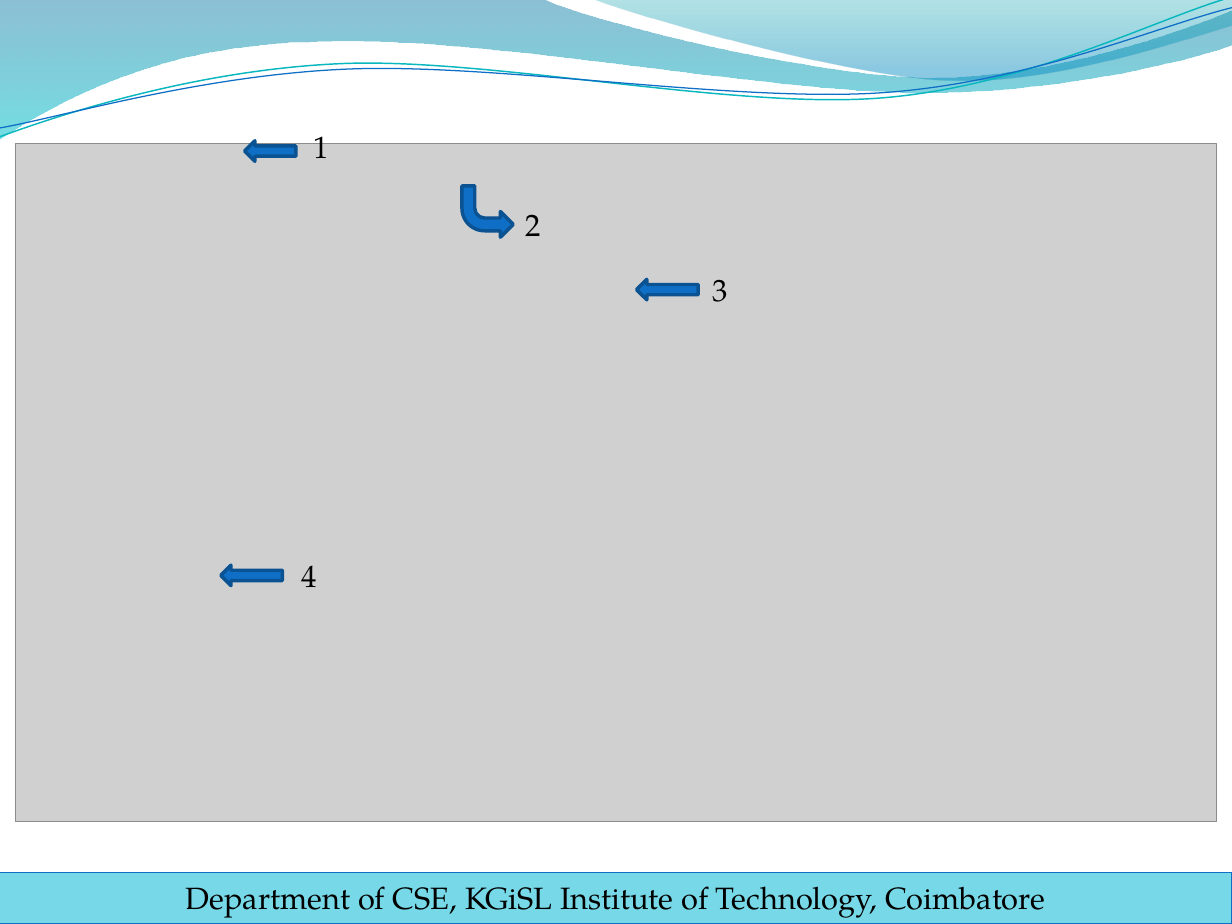
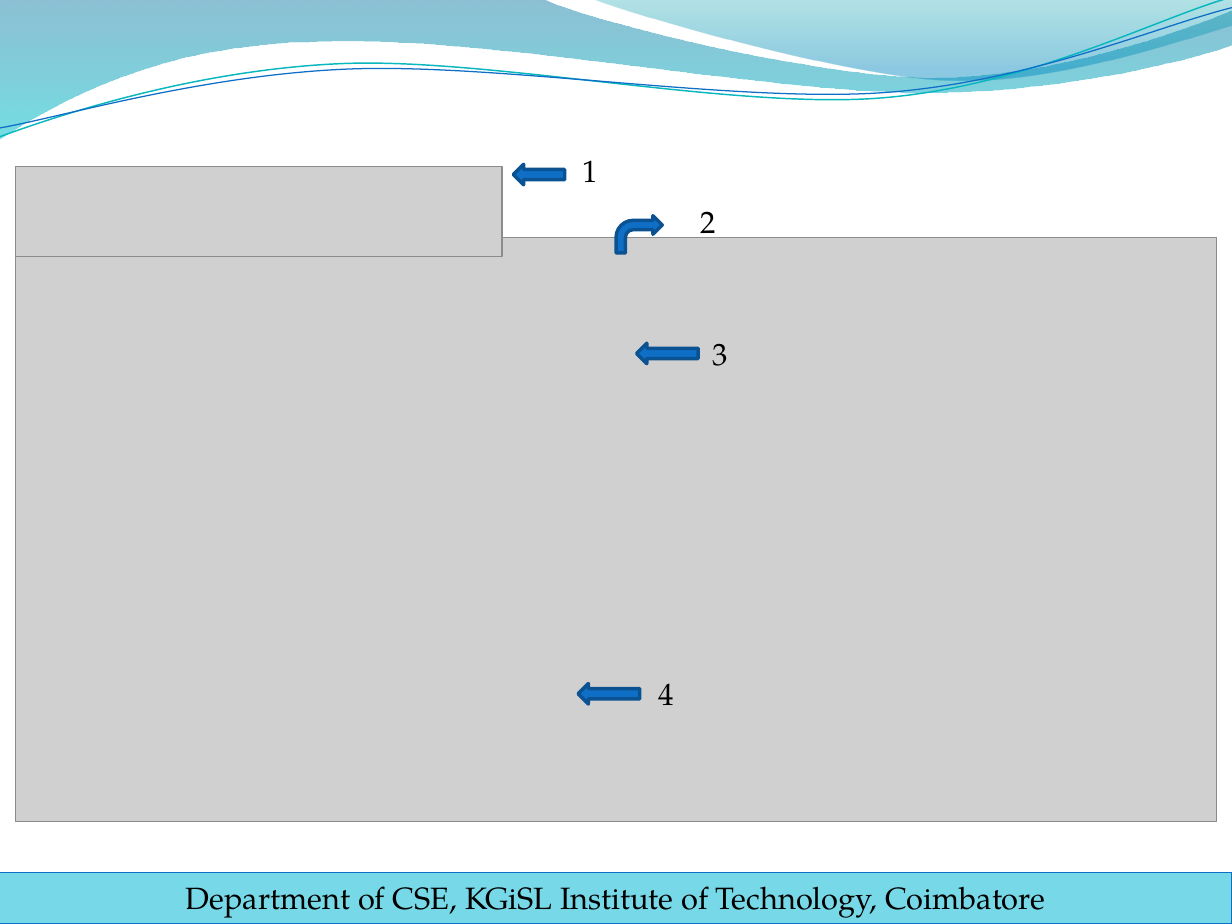
Before and after one commit to sanjay-rb/Ticket-Assignment-Automation, a slide deck: slide 19 of Ticket_Automation/WS/Docs/PPT/final_review_template.pptx. Drawn at 1232x924 pixels with LibreOffice and Linux fonts; fonts in the diff are those of the drawing; grey boxes stand for pictures; background and template pictures are left out. Boxes give left, top, right and bottom in pixels: in the first picture for what was removed or moved away, otherwise in the second. Text is boxed around its words. In the diff, an @@ line names an element or a change of style, - is before the commit and + after.

```diff
--- a/Ticket_Automation/WS/Docs/PPT/final_review_template.pptx
+++ b/Ticket_Automation/WS/Docs/PPT/final_review_template.pptx
@@ text "1" rewrapped from (314, 126, 329, 158) to (582, 160, 597, 182) @@
@@ picture added at (15, 166, 501, 256) @@
@@ right arrow: place and size @@
-right arrow at (245, 140, 297, 161)
+right arrow at (514, 164, 565, 185)
@@ text "2" rewrapped from (525, 214, 540, 236) to (701, 211, 716, 245) @@
@@ picture: place and size @@
-picture at (15, 144, 1216, 822)
+picture at (15, 238, 1216, 822)
@@ bent arrow: place and size @@
-bent arrow at (462, 186, 514, 238)
+bent arrow at (616, 216, 663, 253)
@@ bent arrow at (616, 216, 663, 253): proportions changed; mirrored @@
@@ text "3": place and size @@
-text "3" at (712, 280, 727, 302)
+text "3" at (712, 344, 727, 366)
@@ right arrow: place and size @@
-right arrow at (637, 280, 699, 301)
+right arrow at (637, 344, 699, 365)
@@ right arrow: place and size @@
-right arrow at (221, 565, 282, 586)
+right arrow at (578, 684, 639, 705)
@@ text "4": place and size @@
-text "4" at (302, 565, 317, 587)
+text "4" at (659, 683, 674, 705)
```
Also in this commit, not shown: 4 other slides changed, 10 other files.
